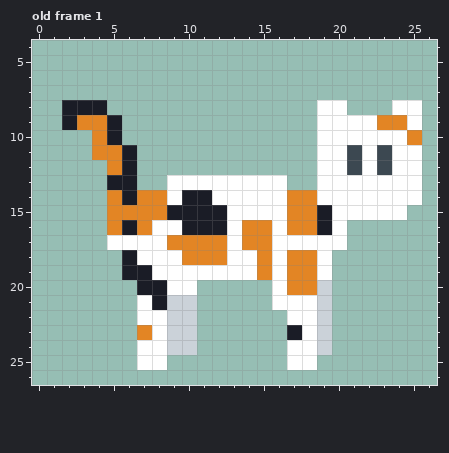
A pixel-art file gets an edit: Art/Images/Aseprite/cicibela template.aseprite. Above, as it was before the edit.
32x32 pixels, 1 frame. Shown: old frame 1: x 0..26, y 4..26. The commit also changed other frames, which this record leaves out.
After the commit:
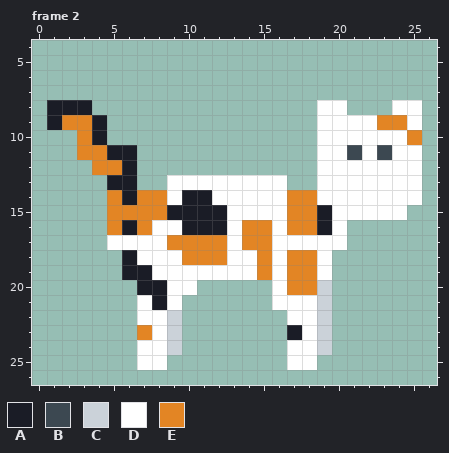
Palette (. is transparent): A #1a1c26  B #3c4851  C #cbd2d9  D #ffffff  E #e38524
A new or re-ordered frame is compared with the old frame closest to it.
From old to new:
frames 1 -> 4
layer "tail" added
layer "leg bl" added
layer "head" added
layer "Layer 2" removed
Frame 2 is new; against old frame 1:
Colour A now appears in rows 8 to 9 at x 1.
The author changed colour E to colour A in rows 9 to 10 at x 4; in row 11 at x 5.
The author changed colour B to colour D in row 12 at x 21 and 23.
The author changed colour C to colour D in row 21 at x 9.
Colour E now appears in rows 10 to 11 at x 3; in row 12 at x 4.
The author changed colour A to colour E in row 9 at x 2.
Colour A is gone in row 8 at x 4; in rows 9 to 10 at x 5.
Colour C is gone in rows 21 to 24 at x 10.
Boxes around the changes in both pictures, in picture pixels (x1, y1, x2, y2):
changed: (47, 100, 122, 175)
changed: (347, 160, 392, 175)
changed: (167, 295, 197, 355)
